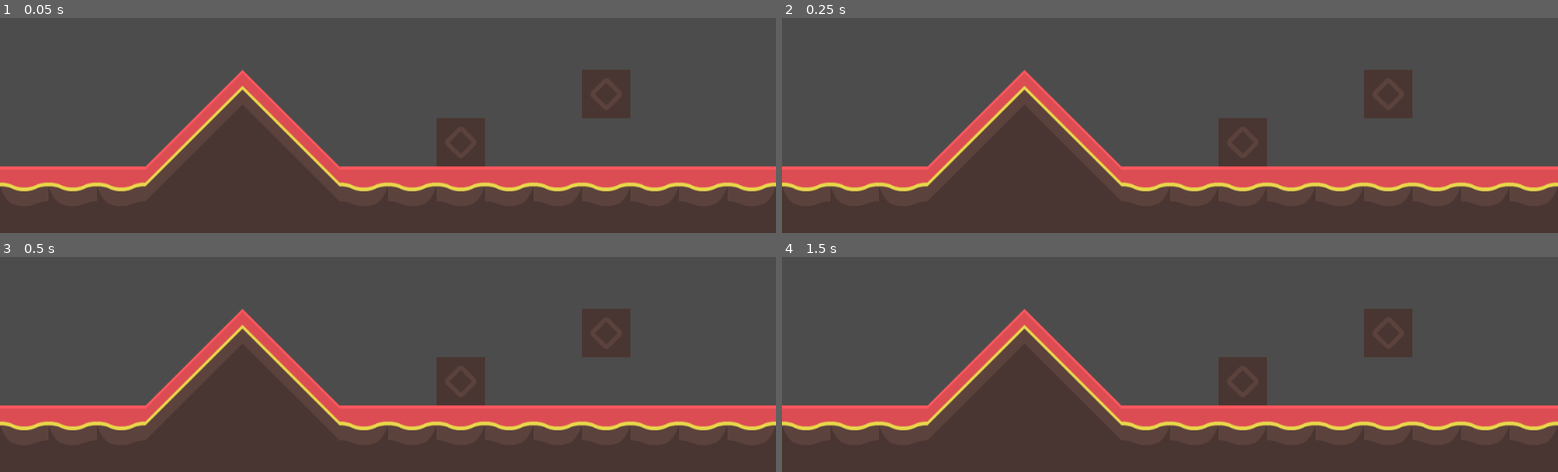
Above: before the commit, frames 1-4 (two rows, left to right).
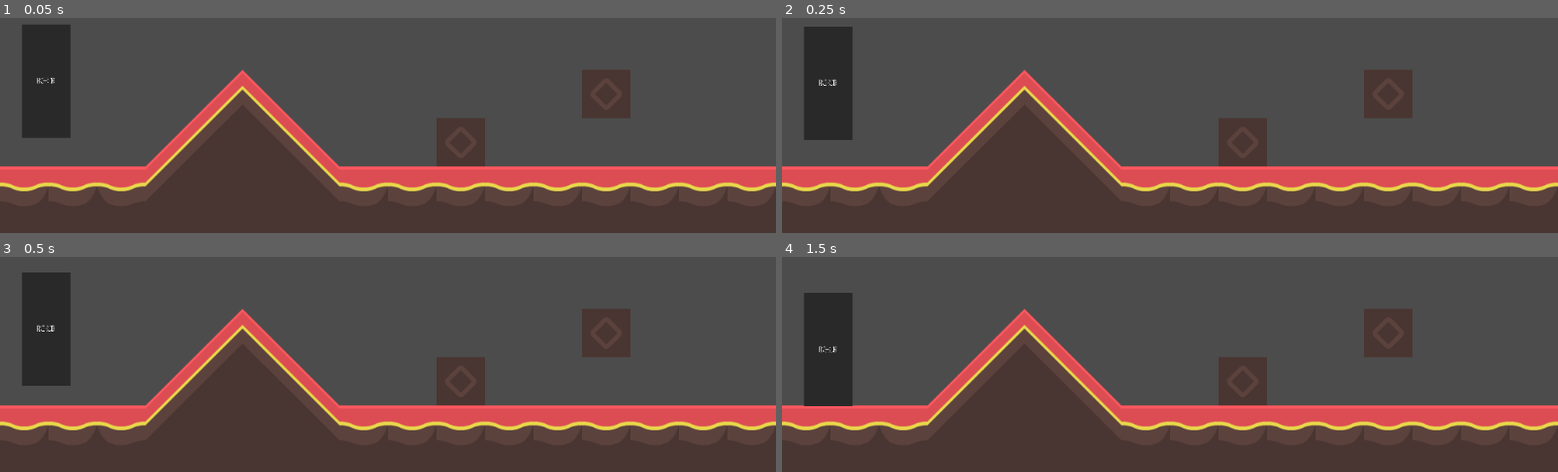
Above: after the commit, the same moments.

Repository: INF19IT2/2d-Jump-n-Run-SE
Game: Godot game, scene res://Scenes/First_Level/First_Level.tscn
Same seed, same stepped clock (60 frames per second), same inputs: the game is played once before the commit and once after it. The project has no main scene, so this scene is started directly.
Inputs:
- Up to frame 1 (0.05 s): no input
- Up to frame 2 (0.25 s): no input
- Up to frame 3 (0.5 s): no input
- Up to frame 4 (1.5 s): tap Enter at 1.25 s

The runs differ from the first frame. In frame 1, 3.3% of the frame differs, in the area x 2-10%, y 3-56%; in frame 2, 3.3%; in frame 3, 3.3%; in frame 4, 3.3%, in the area x 2-10%, y 16-70%.

Commit message:
Added first simple Level and a Basic Character

Diff:
--- a/2d-Jump-n-Run-SE/Scenes/First_Level/First_Level.tscn
+++ b/2d-Jump-n-Run-SE/Scenes/First_Level/First_Level.tscn
@@ -1,6 +1,10 @@
-[gd_scene load_steps=2 format=2]
+[gd_scene load_steps=4 format=2]
 
 [ext_resource path="res://Scenes/First_Level/first_level_tileset.tres" type="TileSet" id=1]
+[ext_resource path="res://placeholder.png" type="Texture" id=2]
+
+[sub_resource type="RectangleShape2D" id=1]
+extents = Vector2( 33.7427, 75.2299 )
 
 [node name="Node2D" type="Node2D"]
 
@@ -13,4 +17,16 @@
 [node name="TileMap" type="TileMap" parent="CanvasLayer"]
 tile_set = ExtResource( 1 )
 format = 1
-tile_data = PoolIntArray( 393220, 13, 0, 393221, 14, 0, 393228, 10, 0, 458755, 13, 0, 458756, 22, 0, 458757, 23, 0, 458758, 14, 0, 458761, 10, 0, 524288, 24, 0, 524289, 24, 0, 524290, 24, 0, 524291, 22, 0, 52429 …(397 unchanged characters)…
+tile_data = PoolIntArray( 393220, 13, 0, 393221, 14, 0, 393228, 10, 0, 458755, 13, 0, 458756, 22, 0, 458757, 23, 0, 458758, 14, 0, 458761, 10, 0, 524288, 25, 0, 524289, 25, 0, 524290, 24, 0, 524291, 22, 0, 52429 …(397 unchanged characters)…
+
+[node name="RigidBody2D" type="RigidBody2D" parent="CanvasLayer"]
+mode = 2
+
+[node name="Sprite" type="Sprite" parent="CanvasLayer/RigidBody2D"]
+position = Vector2( 60.7352, 399.117 )
+scale = Vector2( 0.0533761, 0.166467 )
+texture = ExtResource( 2 )
+
+[node name="CollisionShape2D" type="CollisionShape2D" parent="CanvasLayer/RigidBody2D"]
+position = Vector2( 60.0677, 397.782 )
+shape = SubResource( 1 )
--- a/2d-Jump-n-Run-SE/Scenes/First_Level/first_level_tileset.tres
+++ b/2d-Jump-n-Run-SE/Scenes/First_Level/first_level_tileset.tres
@@ -56,7 +56,11 @@
 [sub_resource type="ConvexPolygonShape2D" id=18]
 points = PoolVector2Array( 0, 0, 64, 0, 64, 64, 0, 64 )
 
-[sub_resource type="ConvexPolygonShape2D" id=19]
+[sub_resource type="NavigationPolygon" id=29]
+vertices = PoolVector2Array( 0, 0, 64, 0, 64, 64, 0, 64 )
+polygons = [ PoolIntArray( 0, 1, 2, 3 ) ]
+
+[sub_resource type="ConvexPolygonShape2D" id=30]
 points = PoolVector2Array( 0, 0, 64, 0, 64, 64, 0, 64 )
 
 [sub_resource type="ConvexPolygonShape2D" id=20]
@@ -628,16 +632,17 @@
 25/tile_mode = 0
 25/occluder_offset = Vector2( 0, 0 )
 25/navigation_offset = Vector2( 0, 0 )
+25/navigation = SubResource( 29 )
 25/shape_offset = Vector2( 0, 0 )
 25/shape_transform = Transform2D( 1, 0, 0, 1, 0, 0 )
-25/shape = SubResource( 19 )
-25/shape_one_way = false
+25/shape = SubResource( 30 )
+25/shape_one_way = true
 25/shape_one_way_margin = 1.0
 25/shapes = [ {
 "autotile_coord": Vector2( 0, 0 ),
-"one_way": false,
-"one_way_margin": 1.0,
-"shape": SubResource( 19 ),
+"one_way": true,
+"one_way_margin": 1.0,
+"shape": SubResource( 30 ),
 "shape_transform": Transform2D( 1, 0, 0, 1, 0, 0 )
 } ]
 25/z_index = 0
--- /dev/null
+++ b/2d-Jump-n-Run-SE/Scripts/Player_Modell/Collision_Script.gd
@@ -0,0 +1,16 @@
+extends CollisionShape2D
+
+
+# Declare member variables here. Examples:
+# var a = 2
+# var b = "text"
+
+
+# Called when the node enters the scene tree for the first time.
+func _ready():
+	pass # Replace with function body.
+
+
+# Called every frame. 'delta' is the elapsed time since the previous frame.
+#func _process(delta):
+#	pass
Not shown: 1 places in 2d-Jump-n-Run-SE/Scenes/First_Level/first_level_tileset.tres that only renumber resources
Not shown, added: 2d-Jump-n-Run-SE/imagesFiles/Player_Model/gBot_complete.png.import
Not shown, added: 2d-Jump-n-Run-SE/placeholder.png.import
